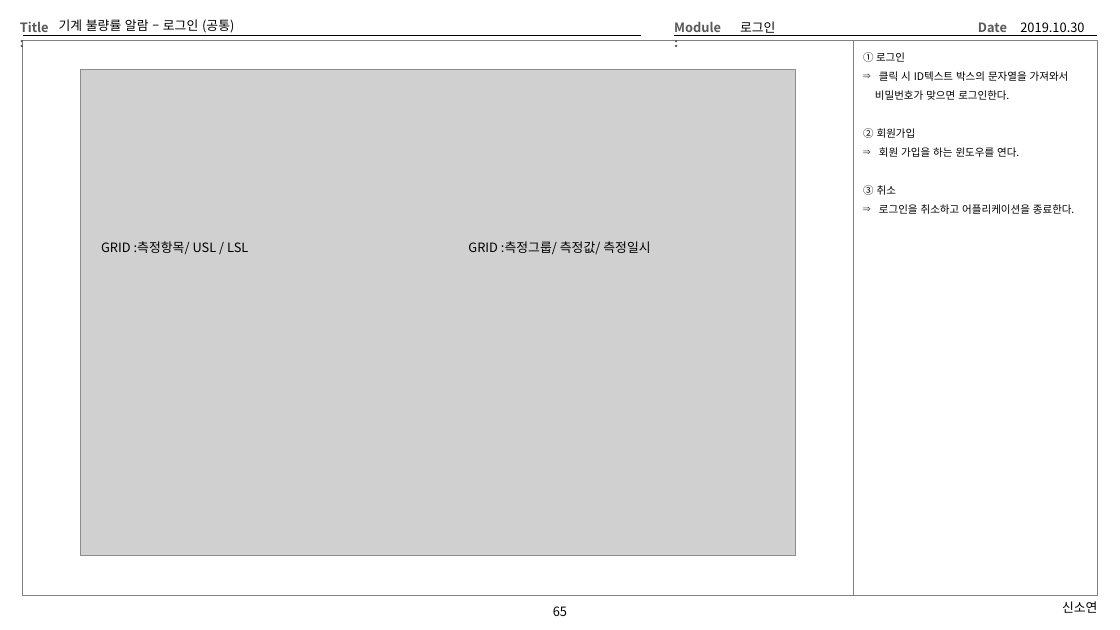
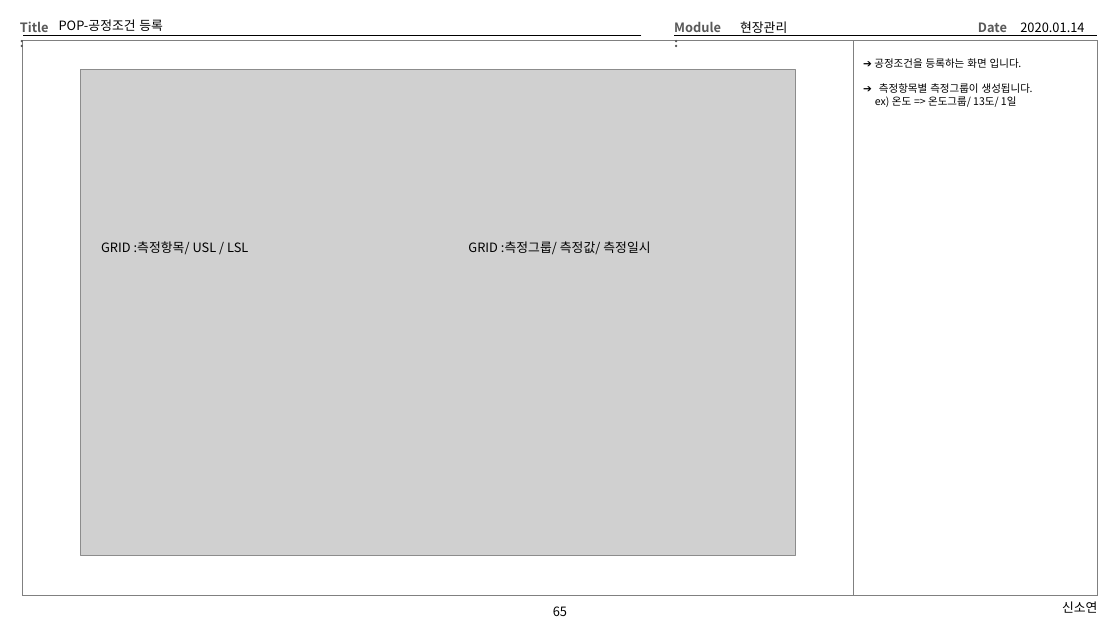
Before and after one commit to Cliedy-s/Team4, a slide deck: slide 65 of source/TEMP/Team4화면설계 - 신소연.pptx. Drawn at 1120x630 pixels with LibreOffice and Linux fonts; fonts in the diff are those of the drawing; grey boxes stand for pictures. Boxes give left, top, right and bottom in pixels: in the first picture for what was removed or moved away, otherwise in the second. Text is boxed around its words. In the diff, an @@ line names an element or a change of style, - is before the commit and + after.

```diff
--- a/source/TEMP/Team4화면설계 - 신소연.pptx
+++ b/source/TEMP/Team4화면설계 - 신소연.pptx
@@ title at (x1=59, y1=19, x2=163, y2=31): text changed @@
-기계 불량률 알람 – 로그인 (공통)
+POP-공정조건 등록
@@ text at (x1=740, y1=21, x2=787, y2=36): text changed @@
-로그인
+현장관리
@@ text at (x1=1020, y1=22, x2=1084, y2=36): text changed @@
-2019.10.30
+2020.01.14
@@ text at (x1=874, y1=58, x2=1033, y2=107): text changed @@
-① 로그인
-⇒ 클릭 시 ID텍스트 박스의 문자열을 가져와서
-비밀번호가 맞으면 로그인한다.
-② 회원가입
-⇒ 회원 가입을 하는 윈도우를 연다.
-③ 취소
-⇒ 로그인을 취소하고 어플리케이션을 종료한다.
+➔ 공정조건을 등록하는 화면 입니다.
+➔ 측정항목별 측정그룹이 생성됩니다.
+ex) 온도 => 온도그룹/ 13도/ 1일
```
Also in this commit, not shown: 17 other slides changed, 19 other files.
